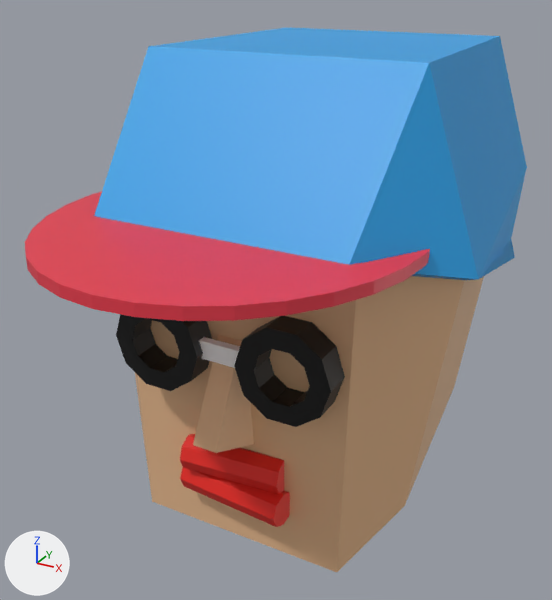
A saved change to the glTF model src/objects/Take/Take.glb.
Both versions are drawn from a 50 mm lens placed at (0.357, -0.739, 0.388), pointed at (-0.017, -0.06, 0.049). The axes (+X, +Y, +Z) are drawn at lower left. The lights are the same throughout.

The first picture shows 'cap', 'glassFrame', 'glassL', 'glassR', 'head', 'lipBottom', 'lipTop', 'nose'.
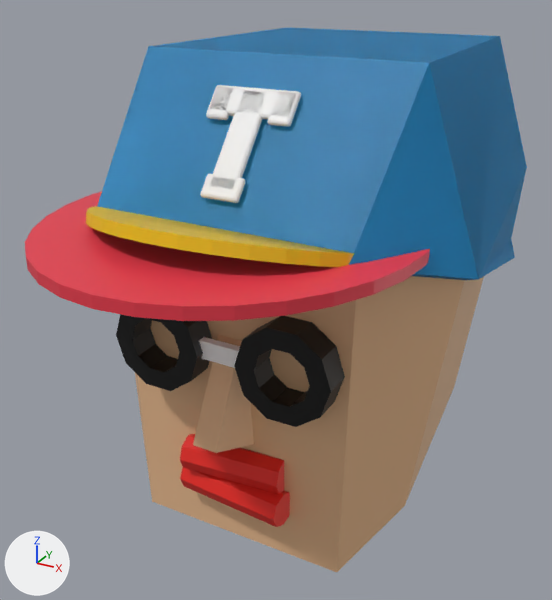
Where the change shows, as pixel boxes (x1, y1, x2, y2) in the pictures (552 x 600 px):
```json
{"object": "yellowCap", "change": "added", "after": [86, 85, 354, 267], "faces in mat_yellowcap (yellow #e7c100)": [86, 206, 354, 267], "faces in mat_material (white #e7e7e7)": [200, 85, 301, 203]}
```

Scene script edits in JSON lines:
```json
{"op": "add", "block": "mat_material", "code": ["mat_material = principled_material('Material')", "mat_material.base_color = (0.8, 0.8, 0.8)  # white #e7e7e7", "mat_material.roughness = 0.4"]}
{"op": "add", "block": "mat_yellowcap", "code": ["mat_yellowcap = principled_material('YellowCap')", "mat_yellowcap.base_color = (0.8, 0.533, 0.0)  # yellow #e7c100"]}
{"op": "add", "block": "me_cube_003", "code": ["me_cube_003 = bpy.data.meshes.new('Cube.003')", "me_cube_003.from_pydata(...)  # 337 vertices, 646 faces; spans x -0.205..0.214, y -0.298..0.261, z 0.084..0.316", "# faces by material slot: [124, 522]", "me_cube_003.materials.append(mat_yellowcap)  # yellow #e7c100", "me_cube_003.materials.append(mat_material)  # white #e7e7e7"]}
{"op": "add", "block": "ob_yellowcap", "code": ["ob_yellowcap = bpy.data.objects.new('yellowCap', me_cube_003)", "ob_yellowcap.location = (0.0, 0.0, 0.0)"]}
```
